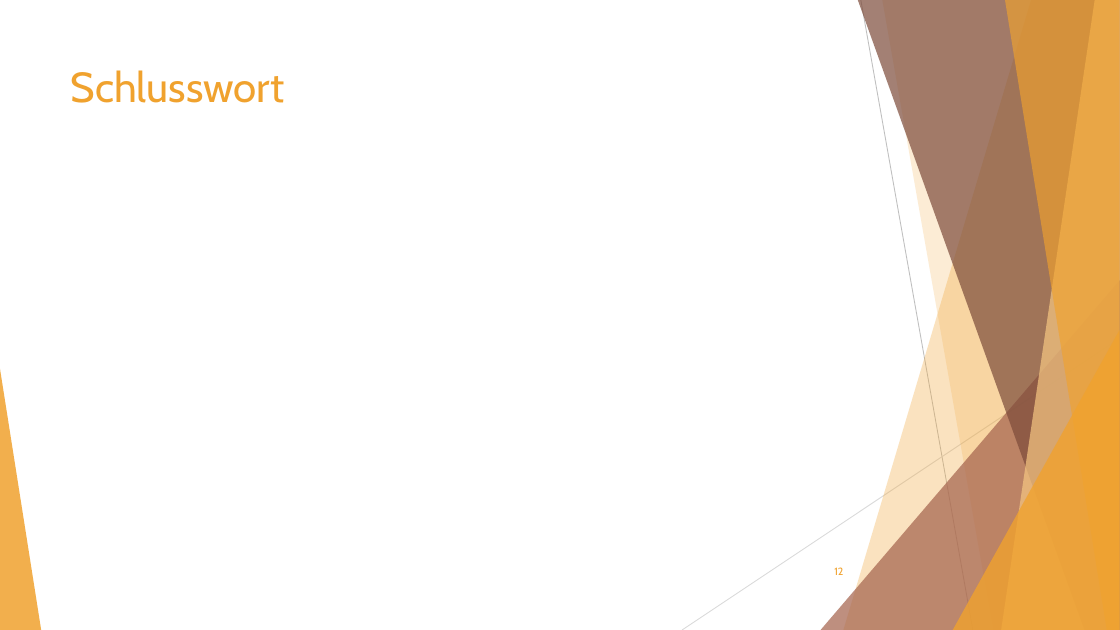
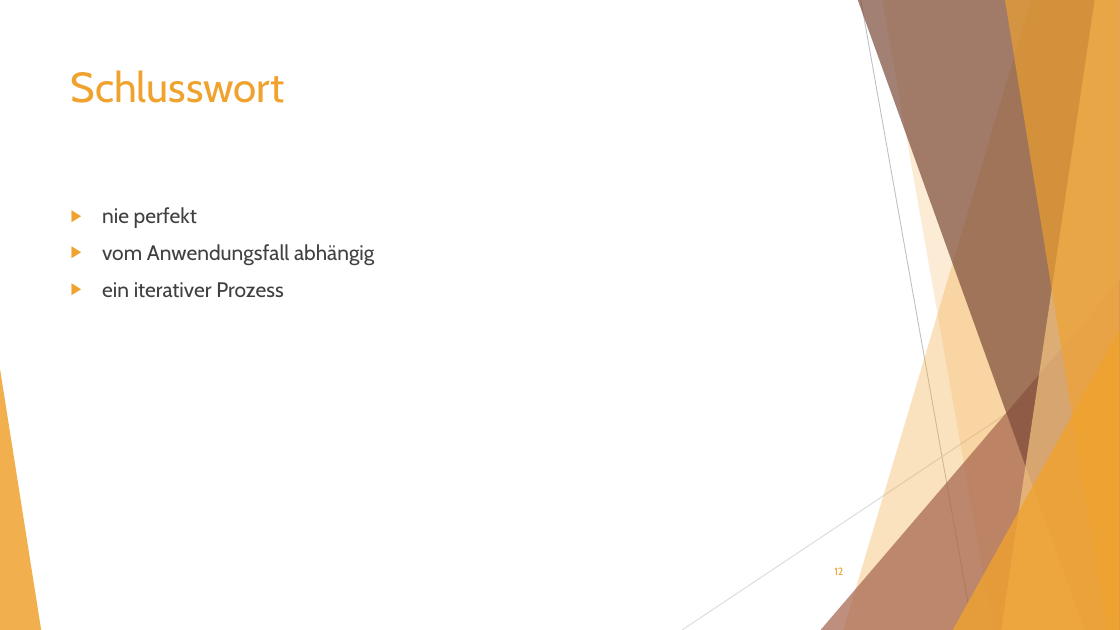
Before and after one commit to teremunart/school-fia, a slide deck: slide 12 of Ausbildung/Wie kann ich bewerten, ob mein Algorithmus performant ist/Wie kann ich bewerten, ob mein Algorithmus performant ist.pptx. Drawn at 1120x630 pixels with LibreOffice and Linux fonts; fonts in the diff are those of the drawing. Boxes give left, top, right and bottom in pixels: in the first picture for what was removed or moved away, otherwise in the second. Text is boxed around its words. In the diff, an @@ line names an element or a change of style, - is before the commit and + after.

Commit message:
Upload

```diff
--- a/Ausbildung/Wie kann ich bewerten, ob mein Algorithmus performant ist/Wie kann ich bewerten, ob mein Algorithmus performant ist.pptx
+++ b/Ausbildung/Wie kann ich bewerten, ob mein Algorithmus performant ist/Wie kann ich bewerten, ob mein Algorithmus performant ist.pptx
@@ text added at (102,207,374,297), 18 pt, text #404040 @@
+▶ nie perfekt
+▶ vom Anwendungsfall abhängig
+▶ ein iterativer Prozess
```
Also in this commit, not shown: 2 slides added, 1 slide removed.
